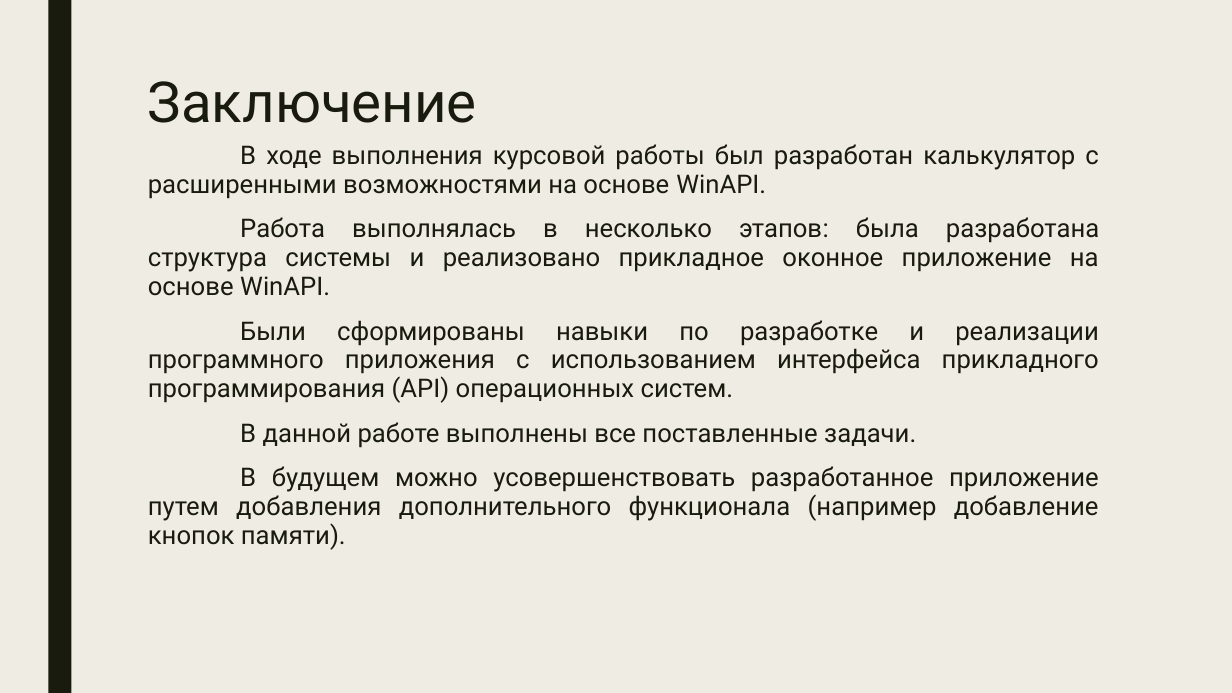
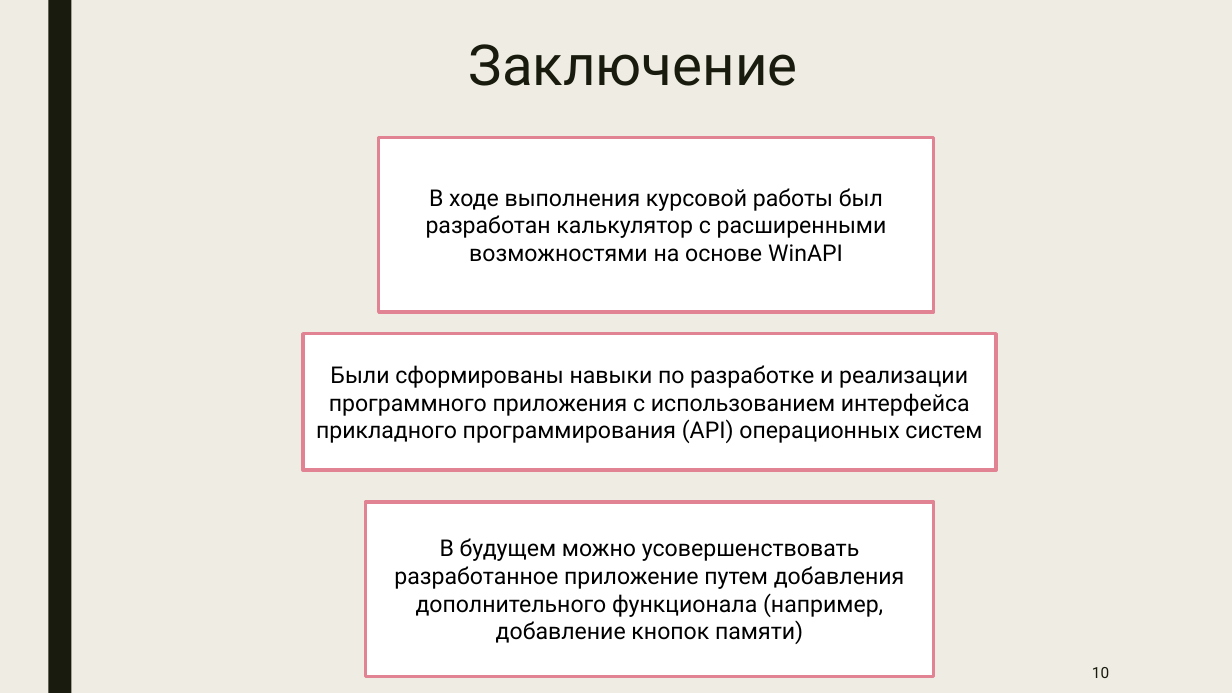
Before and after one commit to romankuz19/-, a slide deck: slide 10 of Презентация для защиты курсовой.pptx (slide 12 before the commit). Drawn at 1232x693 pixels with LibreOffice and Linux fonts; fonts in the diff are those of the drawing. Boxes give left, top, right and bottom in pixels: in the first picture for what was removed or moved away, otherwise in the second. Text is boxed around its words. In the diff, an @@ line names an element or a change of style, - is before the commit and + after.

```diff
--- a/Презентация для защиты курсовой.pptx
+++ b/Презентация для защиты курсовой.pptx
@@ title "Заключение": place and size @@
-title "Заключение" at box(148, 81, 477, 123)
+title "Заключение" at box(469, 44, 798, 86)
@@ title "Заключение" at box(469, 44, 798, 86): alignment left to centre @@
@@ text removed at box(148, 144, 1099, 550) @@
-В ходе выполнения курсовой работы был разработан калькулятор с расширенными возможностями на основе WinAPI.
-Работа выполнялась в несколько этапов: была разработана структура системы и реализовано прикладное оконное приложение на основе WinAPI.
-Были сформированы навыки по разработке и реализации программного приложения с использованием интерфейса прикладного программирования (АРI) операционных систем.
-В данной работе выполнены все поставленные задачи.
-В будущем можно усовершенствовать разработанное приложение путем добавления дополнительного функционала (например добавление кнопок памяти).
@@ rectangle added at box(379, 138, 934, 312), fill #FFFFFF, outline #E28394 2.75 pt, 18 pt, text #000000 @@
+В ходе выполнения курсовой работы был разработан калькулятор с расширенными возможностями на основе WinAPI
@@ rectangle added at box(303, 334, 996, 470), fill #FFFFFF, outline #E28394 2.75 pt, 18 pt, text #000000 @@
+Были сформированы навыки по разработке и реализации программного приложения с использованием интерфейса прикладного программирования (АРI) операционных систем
@@ rectangle added at box(366, 502, 934, 677), fill #FFFFFF, outline #E28394 2.75 pt, 18 pt, text #000000 @@
+В будущем можно усовершенствовать разработанное приложение путем добавления дополнительного функционала (например, добавление кнопок памяти)
@@ page number added at box(1092, 667, 1109, 678), 12 pt, text #191B0E @@
+10
```
Also in this commit, not shown: 9 other slides changed, 1 slide added, 3 slides removed, 5 other files.
